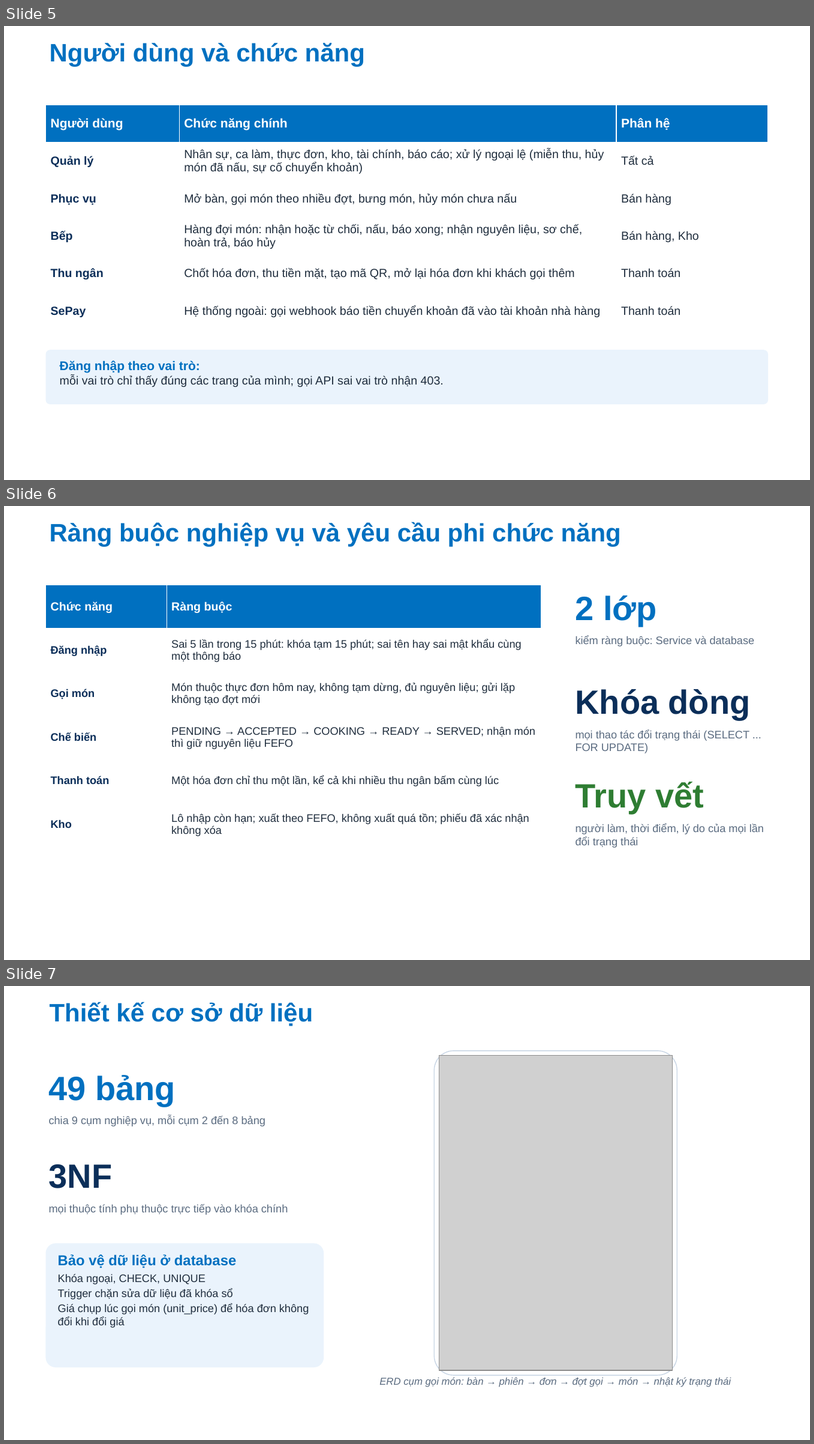
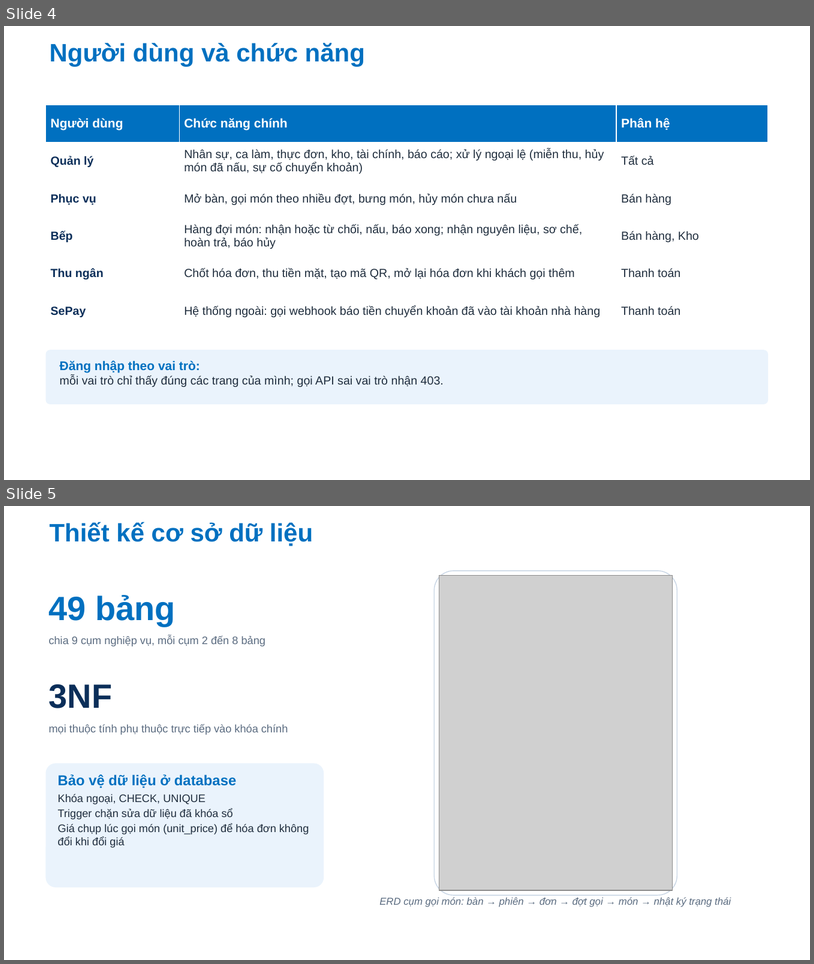
Before and after one commit to Anpham120/restaurant-management-system, a slide deck: docs/bao-cao-ltnc/Slide_LapTrinhNangCao_AtlasRestaurant.pptx. Shown one above the other, each under a label of ours: slides 5, 6 and 7 before the commit, slides 4 and 5 after it. The pictures are 814x1444 and 814x964 pixels, drawn with LibreOffice and Linux fonts; fonts in the diff are those of the drawing; grey boxes stand for pictures; background and template pictures are left out. Boxes give left, top, right and bottom in pixels: in the first picture for what was removed or moved away, otherwise in the second. Text is boxed around its words. In the diff, an @@ line names an element or a change of style, - is before the commit and + after.

```diff
--- a/docs/bao-cao-ltnc/Slide_LapTrinhNangCao_AtlasRestaurant.pptx
+++ b/docs/bao-cao-ltnc/Slide_LapTrinhNangCao_AtlasRestaurant.pptx
@@ slide 6 removed at (4, 506, 810, 960), background #FFFFFF @@
@@ title removed at (50, 522, 621, 547) @@
-Ràng buộc nghiệp vụ và yêu cầu phi chức năng
@@ table removed at (46, 585, 542, 846), 6 rows, 2 columns @@
-Chức năng | Ràng buộc
-Đăng nhập | Sai 5 lần trong 15 phút: khóa tạm 15 phút; sai tên hay sai mật khẩu cùng một thông báo
-Gọi món | Món thuộc thực đơn hôm nay, không tạm dừng, đủ nguyên liệu; gửi lặp không tạo đợt mới
-Chế biến | PENDING → ACCEPTED → COOKING → READY → SERVED; nhận món thì giữ nguyên liệu FEFO
-Thanh toán | Một hóa đơn chỉ thu một lần, kể cả khi nhiều thu ngân bấm cùng lúc
-Kho | Lô nhập còn hạn; xuất theo FEFO, không xuất quá tồn; phiếu đã xác nhận không xóa
@@ text removed at (576, 595, 657, 625) @@
-2 lớp
@@ text removed at (576, 636, 755, 646) @@
-kiểm ràng buộc: Service và database
@@ text removed at (576, 689, 751, 720) @@
-Khóa dòng
@@ text removed at (576, 730, 750, 753) @@
-mọi thao tác đổi trạng thái (SELECT ... FOR UPDATE)
@@ text removed at (576, 781, 704, 813) @@
-Truy vết
@@ text removed at (576, 823, 764, 847) @@
-người làm, thời điểm, lý do của mọi lần đổi trạng thái
@@ what was slide 5 is now slide 4 @@
@@ what was slide 7 is now slide 5 @@
```
Also in this commit, not shown: 2 slides changed, 6 other slides removed, 1 other file.
